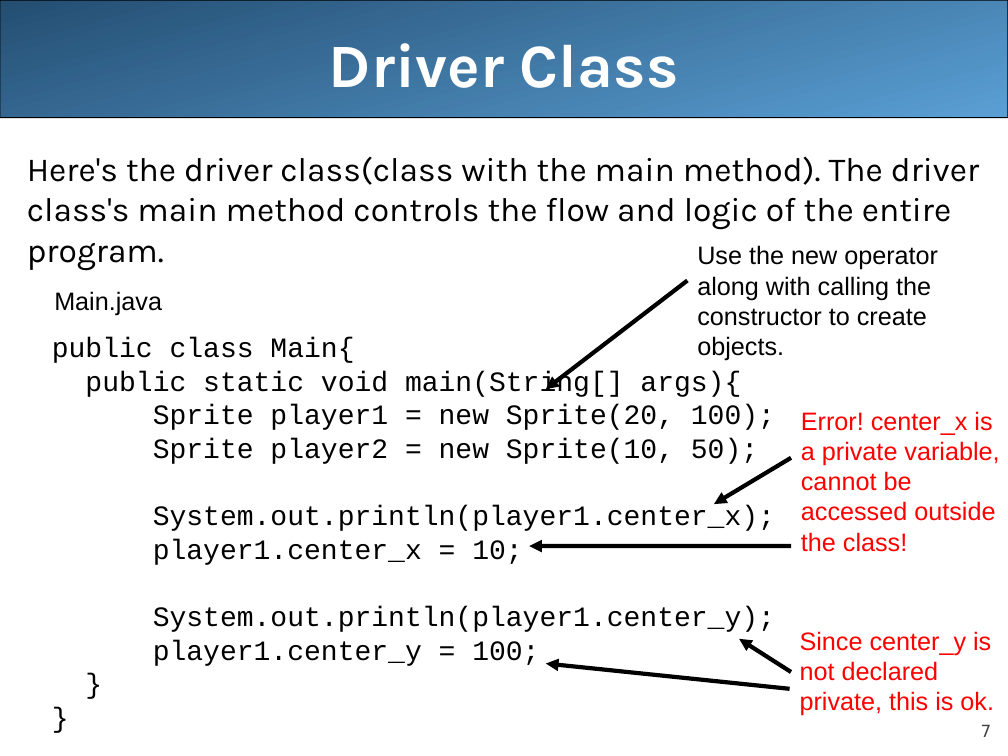
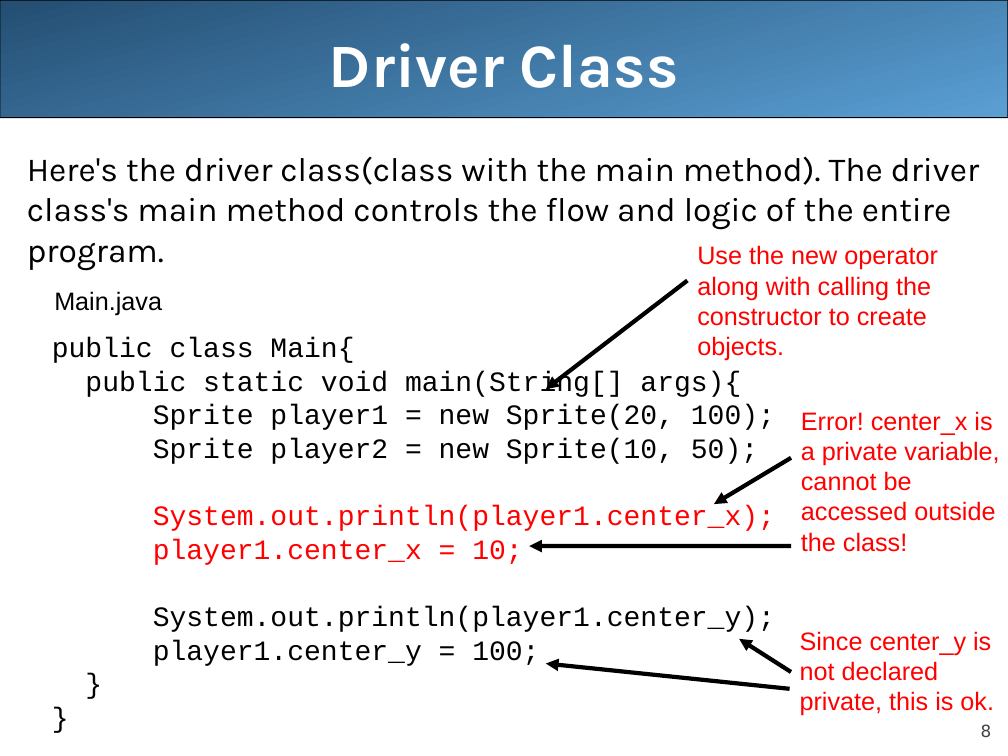
Before and after one commit to LongBaoNguyen/longbaonguyen.github.io, a slide deck: slide 8 of courses/apcsa/lecture13.ppt (slide 7 before the commit). Drawn at 1008x756 pixels with LibreOffice and Linux fonts; fonts in the diff are those of the drawing. Boxes give left, top, right and bottom in pixels: in the first picture for what was removed or moved away, otherwise in the second. Text is boxed around its words. In the diff, an @@ line names an element or a change of style, - is before the commit and + after.

```diff
--- a/courses/apcsa/lecture13.ppt
+++ b/courses/apcsa/lecture13.ppt
@@ text "Use the new operator along ..." at bbox=[697, 245, 938, 361]: text colour #000000 to #FF0000 @@
@@ text at bbox=[153, 505, 775, 565]: text colour #000000 to #FF0000 in "System.out.println(player1.center_x);", "player1.center_x = 10;" @@
@@ page number at bbox=[981, 724, 992, 737]: text changed @@
-7
+8
```
Also in this commit, not shown: 12 other slides changed, 1 slide added, 2 other files.
